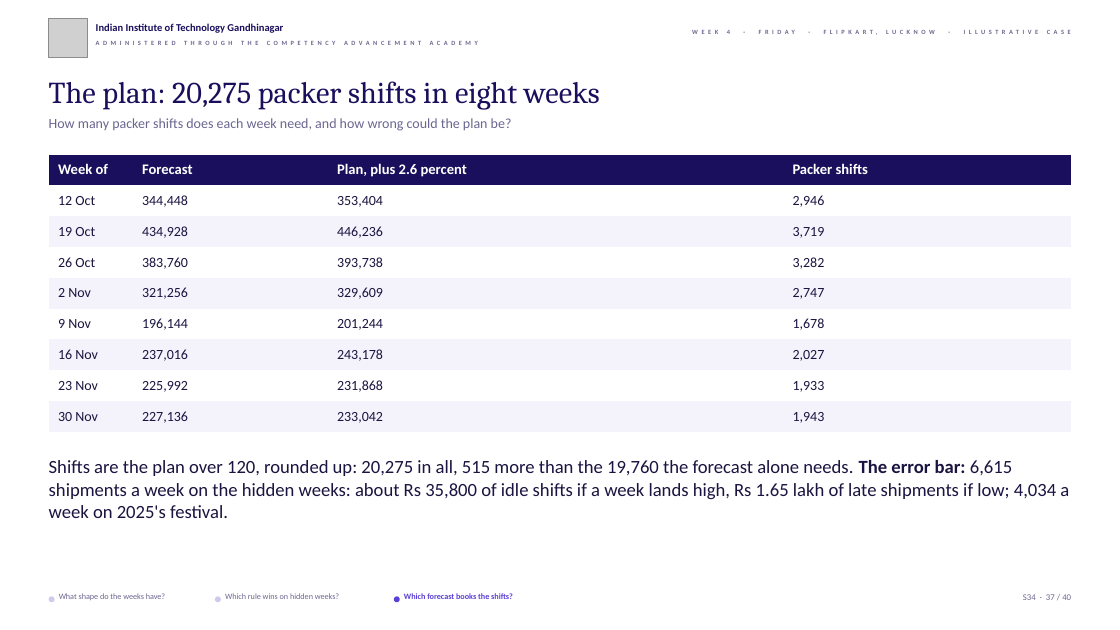
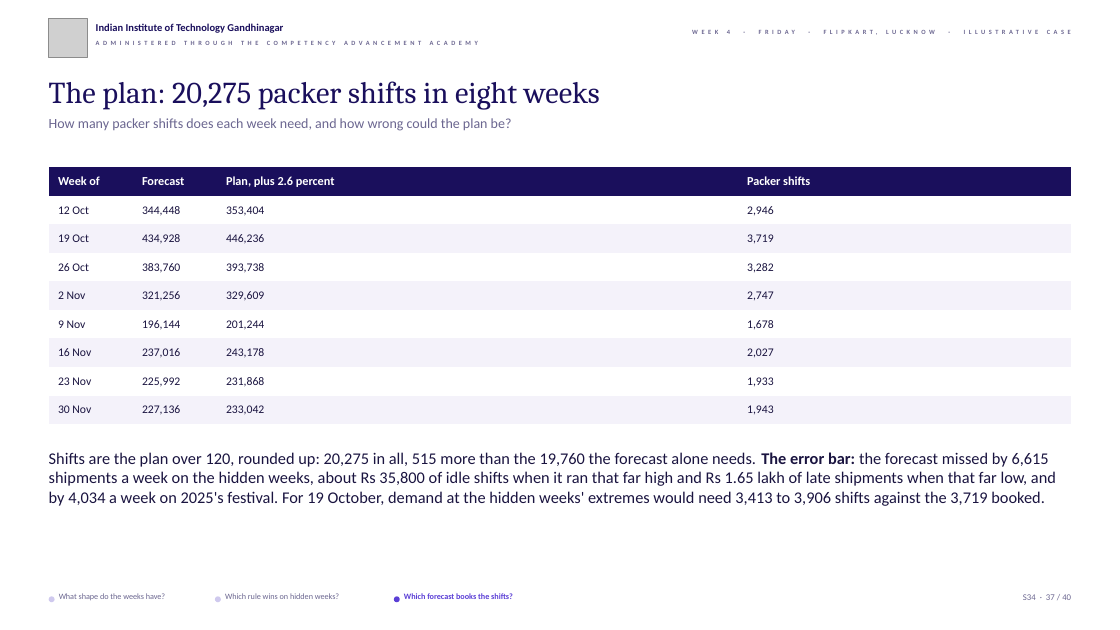
Before and after one commit to fde-academy-lab/c2-content-factory, a slide deck: slide 37 of content/W04/D5/slides/C2_W04_D05_half1_STUDENT.pptx. Drawn at 1120x630 pixels with LibreOffice and Linux fonts; fonts in the diff are those of the drawing; grey boxes stand for pictures; background and template pictures are left out. Boxes give left, top, right and bottom in pixels: in the first picture for what was removed or moved away, otherwise in the second. Text is boxed around its words. In the diff, an @@ line names an element or a change of style, - is before the commit and + after.

```diff
--- a/content/W04/D5/slides/C2_W04_D05_half1_STUDENT.pptx
+++ b/content/W04/D5/slides/C2_W04_D05_half1_STUDENT.pptx
@@ table at bbox=[49, 167, 1071, 424] @@
@@ size 12.5 to 10.5 pt in "Week of", "Forecast", "Plan, plus 2.6 percent", "Packer shifts" @@
@@ size 12 to 10 pt in "12 Oct", "344,448", "353,404", "2,946" and 28 more places @@
@@ table: place and size @@
-table at bbox=[49, 155, 1071, 432]
+table at bbox=[49, 167, 1071, 424]
@@ text at bbox=[49, 452, 1056, 506]: text changed; size 16 to 14 pt @@
-Shifts are the plan over 120, rounded up: 20,275 in all, 515 more than the 19,760 the forecast alone needs. The error bar: 6,615 shipments a week on the hidden weeks: about Rs 35,800 of idle shifts if a week lands high, Rs 1.65 lakh of late shipments if low; 4,034 a week on 2025's festival.
+Shifts are the plan over 120, rounded up: 20,275 in all, 515 more than the 19,760 the forecast alone needs. The error bar: the forecast missed by 6,615 shipments a week on the hidden weeks, about Rs 35,800 of idle shifts when it ran that far high and Rs 1.65 lakh of late shipments when that far low, and by 4,034 a week on 2025's festival. For 19 October, demand at the hidden weeks' extremes would need 3,413 to 3,906 shifts against the 3,719 booked.
```
Also in this commit, not shown: 9 other slides changed, 8 other files.
